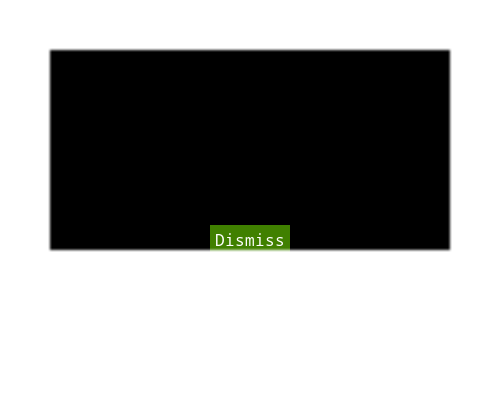
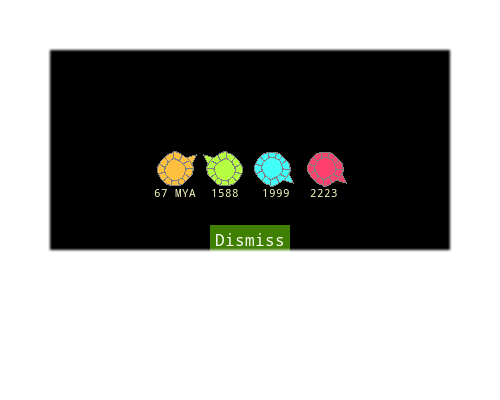
Layers edited between the first and the second 500×400 image:
added group "buttons #1" with 5 layers above "Dismiss" over (154, 151, 347, 197)
added layer "2223" in group "buttons #1" over (310, 189, 337, 197)
added layer "1999" in group "buttons #1" over (263, 189, 289, 197)
added layer "1588" in group "buttons #1" over (212, 189, 238, 197)
added layer "67 MYA" in group "buttons #1" over (154, 189, 196, 197)
added layer "buttons" in group "buttons #1" over (157, 151, 347, 187)
